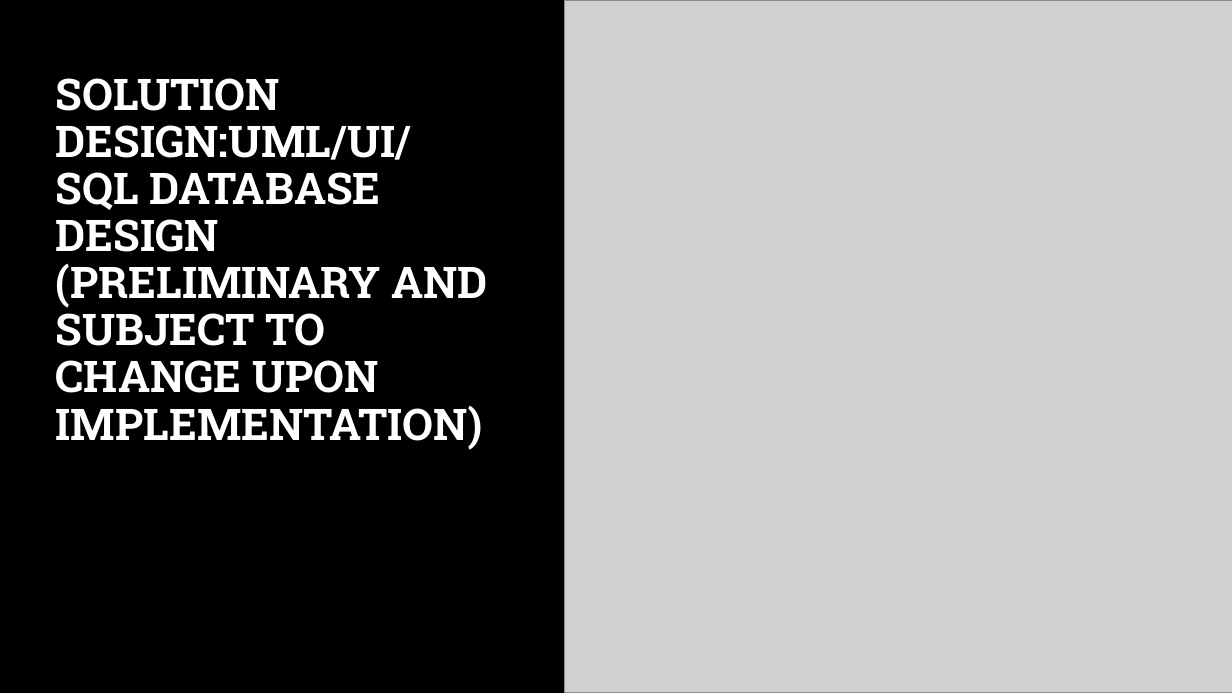
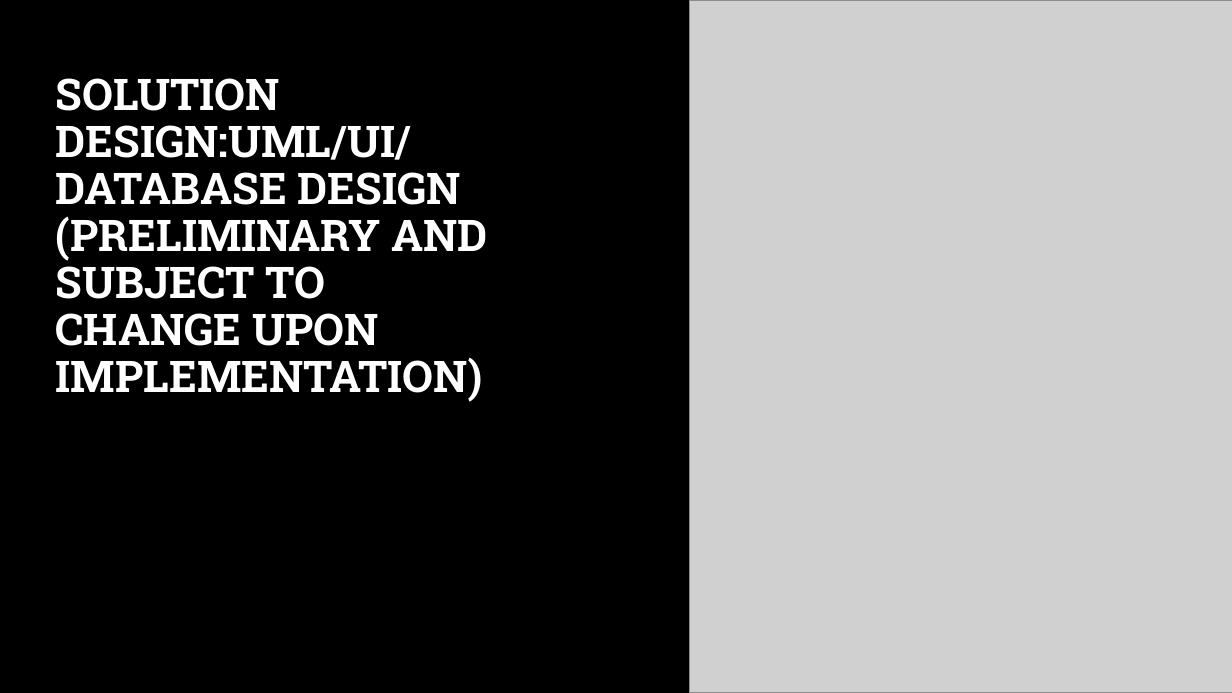
Before and after one commit to steveb1250/Devils_Grip_Proposal, a slide deck: slide 6 of CSC_520_Devils_Grip.pptx (slide 7 before the commit). Drawn at 1232x693 pixels with LibreOffice and Linux fonts; fonts in the diff are those of the drawing; grey boxes stand for pictures; background and template pictures are left out. Boxes give left, top, right and bottom in pixels: in the first picture for what was removed or moved away, otherwise in the second. Text is boxed around its words. In the diff, an @@ line names an element or a change of style, - is before the commit and + after.

```diff
--- a/CSC_520_Devils_Grip.pptx
+++ b/CSC_520_Devils_Grip.pptx
@@ picture: place and size @@
-picture at bbox=[564, 0, 1232, 692]
+picture at bbox=[690, 0, 1232, 692]
@@ title at bbox=[56, 78, 488, 402]: text changed @@
-SOLUTION DESIGN:UML/UI/
-SQL DATABASE DESIGN (PRELIMINARY AND SUBJECT TO CHANGE UPON IMPLEMENTATION)
+SOLUTION DESIGN:UML/UI/
+DATABASE DESIGN (PRELIMINARY AND SUBJECT TO CHANGE UPON IMPLEMENTATION)
```
Also in this commit, not shown: 6 other slides changed, 2 slides added, 1 slide removed, 1 other file.
